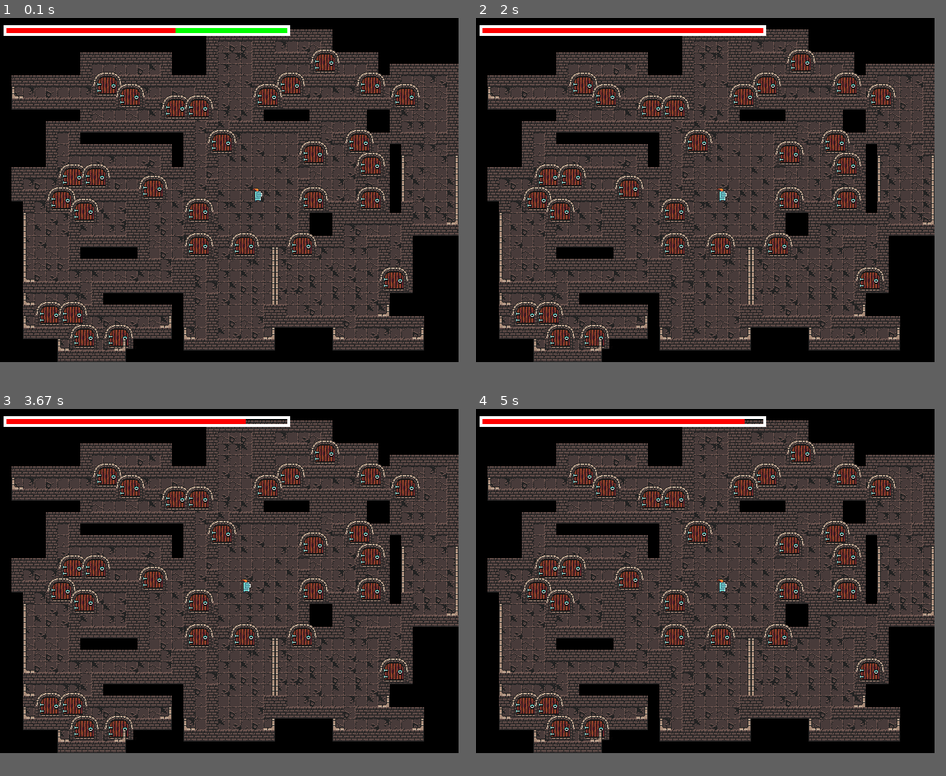
Above: before the commit, frames 1-4 (two rows, left to right).
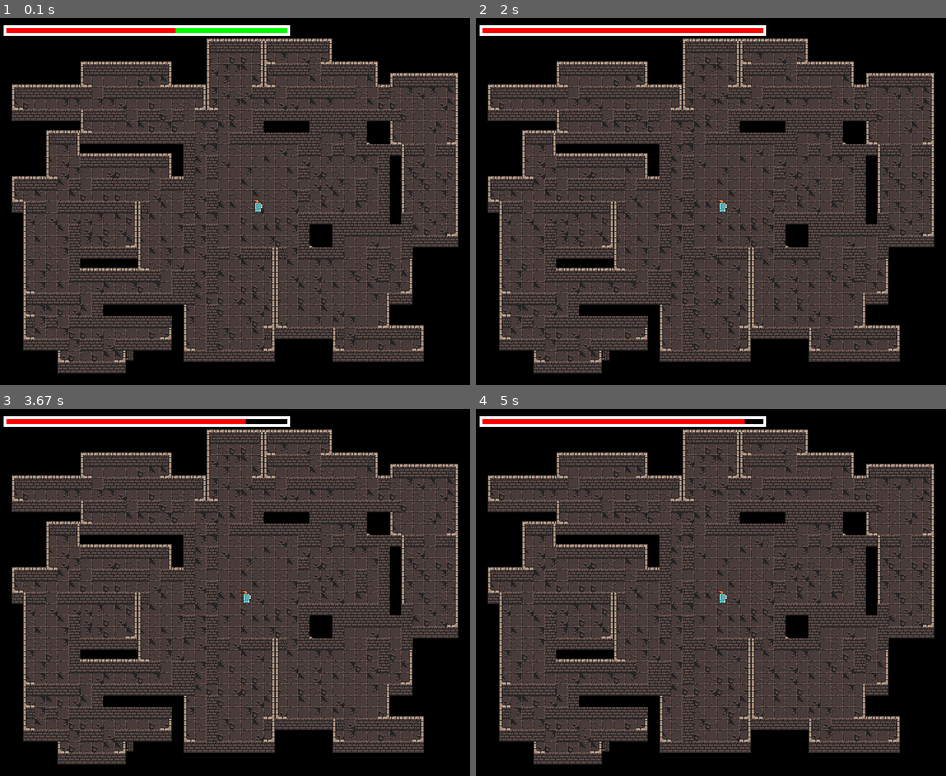
Above: after the commit, the same moments.

Repository: Klef99/yandexlyceum-pygame
Game: pygame game, started from main.py
Two runs of this game, one before a commit and one after it. Both use one fixed random seed, a clock stepped at 60 frames per second and the inputs below.
Inputs:
- Up to frame 1 (0.1 s): no input
- Up to frame 2 (2 s): tap one key every 0.33 s from 0.33 s: S A W D A
- Up to frame 3 (3.67 s): hold Down 2.5-2.97 s; hold Up 3-3.37 s; hold Down from 3.4 s (still down)
- Up to frame 4 (5 s): release Down at 3.77 s; hold Up 3.8-4.1 s; hold Down 4.13-4.43 s; hold Up 4.47-4.83 s; hold Down from 4.87 s (still down)
In our replay, the window is 640x480 before the commit and 656x512 after it. These sizes can differ from the game's own. Grey fills any space a smaller window leaves; there, only what the larger window draws over its background counts as a difference.

The runs differ from the first frame. In frame 1, 40% of the frame differs, in the area x 2-98%, y 3-97%; in frame 2, 40%; in frame 3, 40%; in frame 4, 40%.

Commit message:
added a few more types of textures for walls (second step)

Diff:
--- a/example_map2.txt
+++ b/example_map2.txt
@@ -1,31 +1,33 @@
 _________________________________________
-__________________###########____________
-__________________#:::##::::#____________
-_______########___#:::#####=#####________
-_______#::::::#___#:::##::::::::#_######_
-_#######=##########:::##=######=###::::#_
-_-::::::::=::::::##:::=:::::::::::=::::#_
-_L#########:##=#=##:::#############::::#_
-_______#::::::::::::::#____#####__#::::#_
-____#############:#:########:::#__#::::#_
-____#:#_________#:=:::::::##:#=######:##_
-____#:#########_#:#:::::::=::::::#_#:::#_
-____#:::::::::#_#:#:::::::#::::=:#_*:::/_
-_####=#=#####:###::::::::::::::#:#_*:::/_
-_#::::::::::=:::#:#:::::::#::::#:#_*:::/_
-_###=########:::#:#:::@:::=::::=:#_*:::/_
-__#:::=::::##:::=:::::::::########_#:::/_
-__*:::#::::##:::#:#:::::::#__#######:::+_
-__*:::#::::##:::#:#:::::::#__#:::::#####_
-__*:::#######:::=:##=####=####::##:#_____
-__*:::#_____#:::::#::::/*::::::::#:#_____
-__*:::########:##:#::::/*::::::::#:#_____
-__-::::::::::::##:#::::/*::::::::=:#_____
-__#####:#########::::::/*::::::::###_____
-__-:::::#_______#:#::::/*::::::::#_______
-__#=#=#########_#:#::::##::::::::+_______
-__-:::::::::::+_#:#::::#######:######____
+__________________'000000000"_____________
+__________________>###<>####<____________
+_______'000000"___*:::/-::::+000"________
+_______>######<___*:::/>###=####<_'0000"_0
+_'00000-::::::+00"*:::+-::::::::/0>####<_
+_>######=########<*:::##=######=:#:::::/_
+_-::::::::=::::::+-:::=:::::::::::=::::/_
+_L#####>###:##=#=##:::#############::::/_
+____'00-::::::::::::::#____#####__*::::/_
+____>#<##########:#:########:::#__-::::+_
+____*:/0000000"_#:=:::::::##:#=####>#:#<_
+____*::#######<_#:#:::::::=::::::#_*:::/_
+_'00-:::::::::/0#:#:::::::#::::=:#_*:::/_
+_>###=#=#####:###::::::::::::::#:#_*:::/_
+_-::::::::::=:::#:#:::::::#::::#:#_*:::/_
+_L>#=######<>:::#:#:::@:::=::::=:#_*:::/_
+__*:::=::::/*:::=:::::::::########_#:::/_
+__*:::#::::/*:::#:#:::::::#__#######:::+_
+__*:::#::::+*:::#:#:::::::#__#:::::####R_
+__*:::######*:::=:##=##<>=####::##:#_____
+__*:::#00000-:::::#::::/*::::::::#:/_____
+__*:::########:##:#::::/*::::::::#:/_____
+__-::::::::::::##:#::::/*::::::::=:+_____
+__>###R:#########::::::/*::::::::/#R_____
+__-:::::#_______*:#::::/*::::::::/_______
+__>=#=#########_*:#::::+-::::::::+00"____
+__-:::::::::::+_*:#::::<#####>:#####<____
 __L###=##=####R_-:#::::+_____-::::::+____
 _____-::::+_____L######R_____L######R____
 _____L####R______________________________
 _________________________________________
+_________________________________________
--- a/main.py
+++ b/main.py
@@ -42,19 +42,29 @@
 chests = []
 enemies = []
 doors = []
-walls_top_right = []
-walls_top_left = []
+walls_inner_top_right = []
+walls_inner_top_left = []
 walls_side_mid_left = []
 walls_side_mid_right = []
+walls_corner_left = []
+walls_corner_right = []
+walls_top_left = []
+walls_top_right = []
+walls_top_mid = []
 
 player_image = load_image('knight_m_run_anim_f0.png')
 enemy_image = load_image('big_demon_idle_anim_f0.png')
 chest_image = load_image('chest_empty_open_anim_f0.png')
 door_image = load_image('doors_all.png')
-wall_top_right_image = load_image('wall_inner_corner_l_top_rigth.png')
-wall_top_left_image = load_image('wall_inner_corner_l_top_left.png')
+wall_inner_top_right_image = load_image('wall_inner_corner_l_top_rigth.png')
+wall_inner_top_left_image = load_image('wall_inner_corner_l_top_left.png')
 wall_side_mid_left_image = load_image('wall_side_mid_right.png')
 wall_side_mid_right_image = load_image('wall_side_mid_left.png')
+wall_corner_left_image = load_image('wall_corner_left.png')
+wall_corner_right_image = load_image('wall_corner_right.png')
+wall_top_left_image = load_image('wall_top_left.png')
+wall_top_right_image = load_image('wall_top_right.png')
+wall_top_mid_image = load_image('wall_top_mid.png')
 
 # группы спрайтов
 all_sprites = pygame.sprite.Group()
@@ -63,10 +73,15 @@
 enemy_group = pygame.sprite.Group()
 chest_group = pygame.sprite.Group()
 door_group = pygame.sprite.Group()
-wall_top_right_group = pygame.sprite.Group()
-wall_top_left_group = pygame.sprite.Group()
+wall_inner_top_right_group = pygame.sprite.Group()
+wall_inner_top_left_group = pygame.sprite.Group()
 wall_side_mid_left_group = pygame.sprite.Group()
 wall_side_mid_right_group = pygame.sprite.Group()
+wall_corner_left_group = pygame.sprite.Group()
+wall_corner_right_group = pygame.sprite.Group()
+wall_top_left_group = pygame.sprite.Group()
+wall_top_right_group = pygame.sprite.Group()
+wall_top_mid_group = pygame.sprite.Group()
 
 
 class Tile(pygame.sprite.Sprite):
@@ -91,16 +106,28 @@
                 Tile(tile_images['wall'][2], x, y)
             elif level[y][x] == '+':
                 Tile(tile_images['floors'][randint(1, 8)], x, y)
-                walls_top_right.append(Wall_top_right(x, y))
+                walls_inner_top_right.append(Wall_inner_top_right(x, y))
             elif level[y][x] == '-':
                 Tile(tile_images['floors'][randint(1, 8)], x, y)
+                walls_inner_top_left.append(Wall_inner_top_left(x, y))
+            elif level[y][x] == "'":
                 walls_top_left.append(Wall_top_left(x, y))
+            elif level[y][x] == '"':
+                walls_top_left.append(Wall_top_right(x, y))
+            elif level[y][x] == '0':
+                walls_top_left.append(Wall_top_mid(x, y))
             elif level[y][x] == '*':
                 Tile(tile_images['floors'][randint(1, 8)], x, y)
                 walls_side_mid_left.append(Wall_side_mid_left(x, y))
             elif level[y][x] == '/':
                 Tile(tile_images['floors'][randint(1, 8)], x, y)
                 walls_side_mid_right.append(Wall_side_mid_right(x, y))
+            elif level[y][x] == '>':
+                Tile(tile_images['floors'][randint(1, 8)], x, y)
+                walls_corner_left.append(Wall_corner_left(x, y))
+            elif level[y][x] == '<':
+                Tile(tile_images['floors'][randint(1, 8)], x, y)
+                walls_corner_right.append(Wall_corner_right(x, y))
             elif level[y][x] == '@':
                 Tile(tile_images['floors'][randint(1, 8)], x, y)
                 new_player = Player(x, y)
@@ -128,6 +155,26 @@
             tile_width * pos_x, tile_height * pos_y - 2)
 
 
+class Wall_top_left(pygame.sprite.Sprite):
+    def __init__(self, pos_x, pos_y):
+        super().__init__(wall_top_left_group, all_sprites)
+        self.pos_x = pos_x
+        self.pos_y = pos_y
+        self.image = wall_top_left_image
+        self.rect = self.image.get_rect().move(
+            tile_width * pos_x, tile_height * pos_y)
+
+
+class Wall_top_mid(pygame.sprite.Sprite):
+    def __init__(self, pos_x, pos_y):
+        super().__init__(wall_top_mid_group, all_sprites)
+        self.pos_x = pos_x
+        self.pos_y = pos_y
+        self.image = wall_top_mid_image
+        self.rect = self.image.get_rect().move(
+            tile_width * pos_x, tile_height * pos_y)
+
+
 class Wall_top_right(pygame.sprite.Sprite):
     def __init__(self, pos_x, pos_y):
         super().__init__(wall_top_right_group, all_sprites)
@@ -138,12 +185,42 @@
             tile_width * pos_x, tile_height * pos_y)
 
 
-class Wall_top_left(pygame.sprite.Sprite):
-    def __init__(self, pos_x, pos_y):
-        super().__init__(wall_top_left_group, all_sprites)
-        self.pos_x = pos_x
-        self.pos_y = pos_y
-        self.image = wall_top_left_image
+class Wall_corner_left(pygame.sprite.Sprite):
+    def __init__(self, pos_x, pos_y):
+        super().__init__(wall_corner_left_group, all_sprites)
+        self.pos_x = pos_x
+        self.pos_y = pos_y
+        self.image = wall_corner_left_image
+        self.rect = self.image.get_rect().move(
+            tile_width * pos_x, tile_height * pos_y)
+
+
+class Wall_corner_right(pygame.sprite.Sprite):
+    def __init__(self, pos_x, pos_y):
+        super().__init__(wall_corner_right_group, all_sprites)
+        self.pos_x = pos_x
+        self.pos_y = pos_y
+        self.image = wall_corner_right_image
+        self.rect = self.image.get_rect().move(
+            tile_width * pos_x, tile_height * pos_y)
+
+
+class Wall_inner_top_right(pygame.sprite.Sprite):
+    def __init__(self, pos_x, pos_y):
+        super().__init__(wall_inner_top_right_group, all_sprites)
+        self.pos_x = pos_x
+        self.pos_y = pos_y
+        self.image = wall_inner_top_right_image
+        self.rect = self.image.get_rect().move(
+            tile_width * pos_x, tile_height * pos_y)
+
+
+class Wall_inner_top_left(pygame.sprite.Sprite):
+    def __init__(self, pos_x, pos_y):
+        super().__init__(wall_inner_top_left_group, all_sprites)
+        self.pos_x = pos_x
+        self.pos_y = pos_y
+        self.image = wall_inner_top_left_image
         self.rect = self.image.get_rect().move(
             tile_width * pos_x, tile_height * pos_y)
 
@@ -293,13 +370,9 @@
     pygame.display.set_caption('Deep Dark Dungeon (DDD)')
     #generate_dungeon('map.txt', 70, 40, 110, 50, 60)
     level = load_level('example_map2.txt')
-    print(level)
     player, level_x, level_y = generate_level(level)
     size = width, height = level_x * tile_width, level_y * tile_height
     screen = pygame.display.set_mode(size)
-    print(enemies)
-    print(chests)
-    print(doors)
     running = True
     fps = 60
     clock = pygame.time.Clock()
@@ -334,22 +407,32 @@
         player_group.draw(screen)
         enemy_group.draw(screen)
         chest_group.draw(screen)
-        door_group.draw(screen)
-        wall_top_right_group.draw(screen)
-        wall_top_left_group.draw(screen)
+        #door_group.draw(screen)
+        wall_inner_top_right_group.draw(screen)
+        wall_inner_top_left_group.draw(screen)
         wall_side_mid_left_group.draw(screen)
         wall_side_mid_right_group.draw(screen)
+        wall_corner_left_group.draw(screen)
+        wall_corner_right_group.draw(screen)
+        wall_top_left_group.draw(screen)
+        wall_top_right_group.draw(screen)
+        wall_top_mid_group.draw(screen)
 
         all_sprites.update()
         tiles_group.update()
         player_group.update()
-        door_group.update()
+        #door_group.update()
         chest_group.update()
         enemy_group.update()
-        wall_top_right_group.update()
-        wall_top_left_group.update()
+        wall_inner_top_right_group.update()
+        wall_inner_top_left_group.update()
         wall_side_mid_left_group.update()
         wall_side_mid_right_group.update()
+        wall_corner_left_group.update()
+        wall_corner_right_group.update()
+        wall_top_left_group.update()
+        wall_top_right_group.update()
+        wall_top_mid_group.update()
 
         pygame.display.flip()
     pygame.quit()
